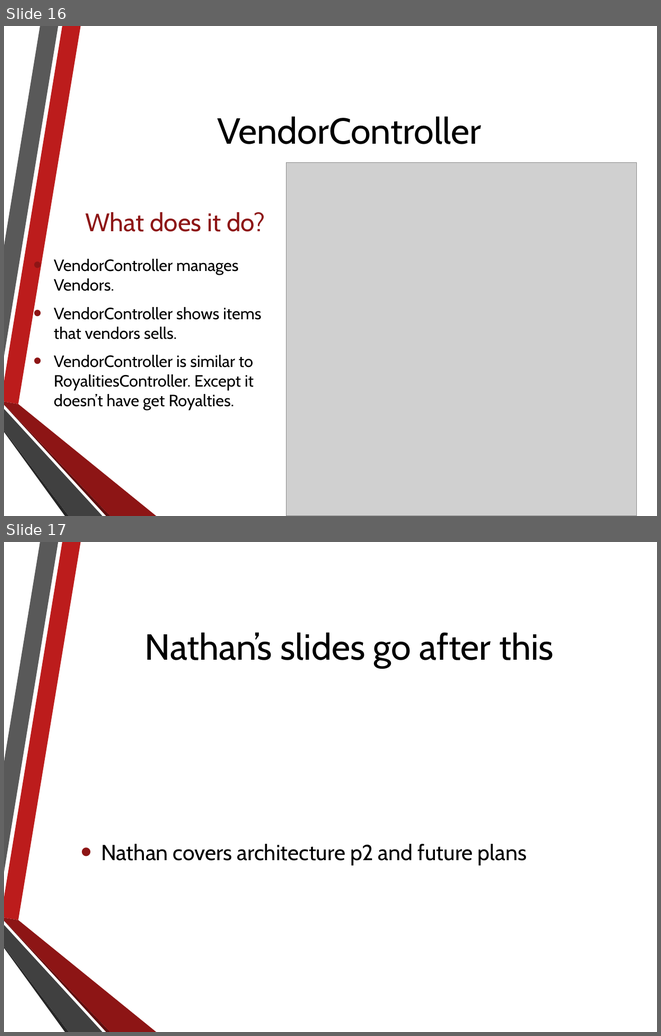
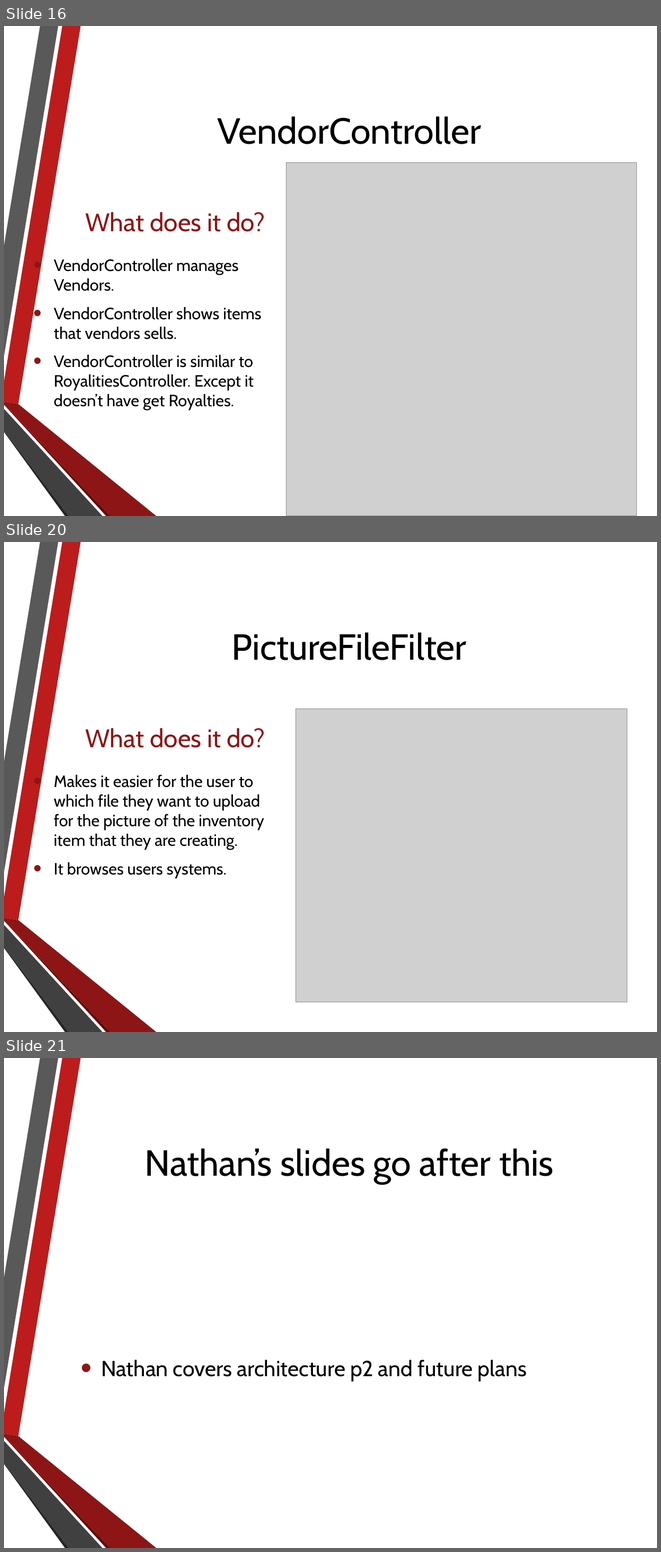
Before and after one commit to NathanielInman/IMS, a slide deck: Presentation.pptx. Shown one above the other, each under a label of ours: slides 16 and 17 before the commit, slides 16, 20 and 21 after it; the slides between them are not shown. The pictures are 661x1036 and 661x1552 pixels, drawn with LibreOffice and Linux fonts; fonts in the diff are those of the drawing; grey boxes stand for pictures; background and template pictures are left out. Boxes give left, top, right and bottom in pixels: in the first picture for what was removed or moved away, otherwise in the second. Text is boxed around its words. In the diff, an @@ line names an element or a change of style, - is before the commit and + after.

```diff
--- a/Presentation.pptx
+++ b/Presentation.pptx
@@ slide 20 added at <box>4,542,657,1032</box>, background picture (left out); not listed: 6 template elements that a slide beside it also shows @@
@@ title added at <box>232,632,467,660</box>, 40 pt, text #000000 @@
+PictureFileFilter
@@ picture added at <box>296,708,627,1002</box> @@
@@ text added at <box>85,728,265,748</box>, 28 pt, text #8D1515 @@
+What does it do?
@@ text added at <box>54,775,264,877</box>, 18 pt, text #000000 @@
+• Makes it easier for the user to which file they want to upload for the picture of the inventory item that they are creating.
+• It browses users systems.
@@ what was slide 17 is now slide 21 @@
```
Also in this commit, not shown: 3 other slides added.
